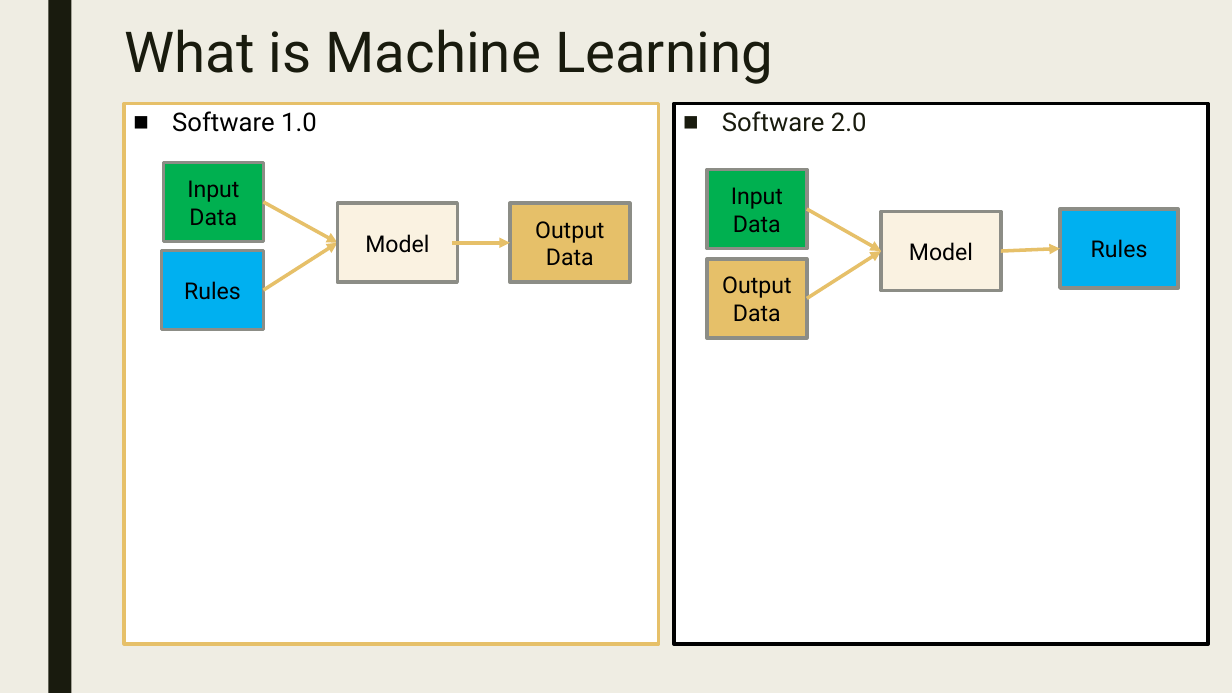
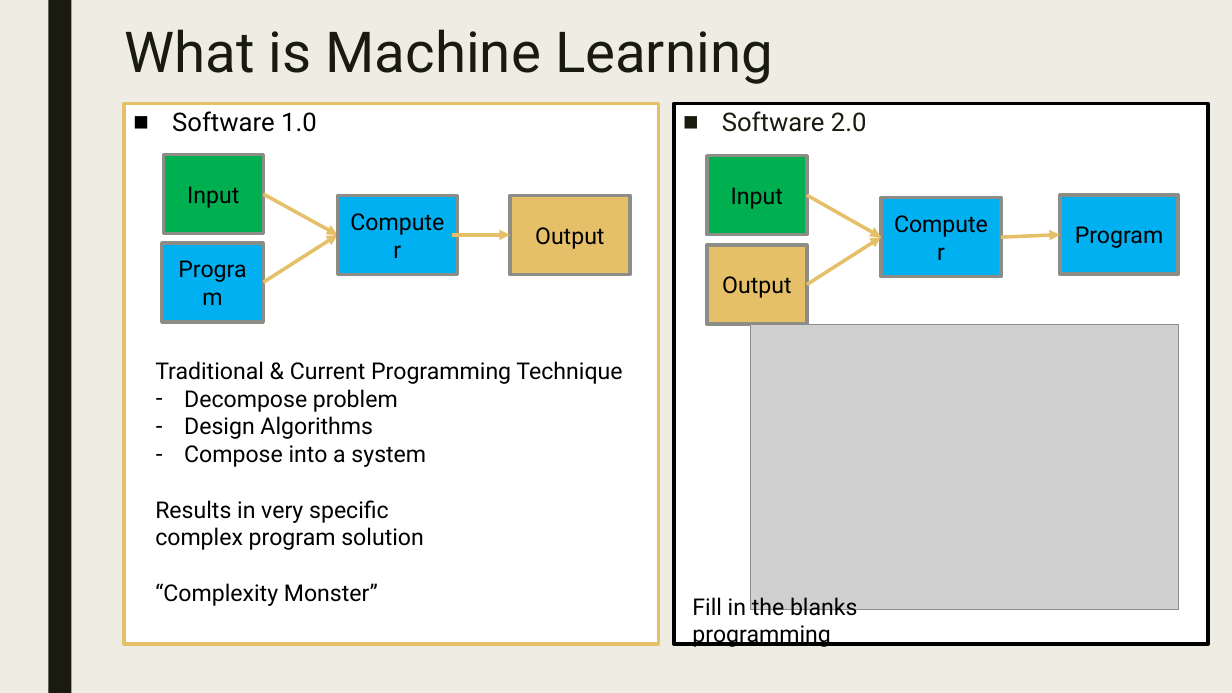
Before and after one commit to dougfoo/machineLearning, a slide deck: slide 3 of talks/MachineLearning101.pptx (slide 4 before the commit). Drawn at 1232x693 pixels with LibreOffice and Linux fonts; fonts in the diff are those of the drawing; grey boxes stand for pictures. Boxes give left, top, right and bottom in pixels: in the first picture for what was removed or moved away, otherwise in the second. Text is boxed around its words. In the diff, an @@ line names an element or a change of style, - is before the commit and + after.

```diff
--- a/talks/MachineLearning101.pptx
+++ b/talks/MachineLearning101.pptx
@@ text in rectangle at <box>187,186,239,208</box>: text changed @@
-Input Data
+Input
@@ 3 arrows, 3 rectangles: place and size @@
-3 arrows, 3 rectangles at <box>164,163,630,290</box>
+3 arrows, 3 rectangles at <box>164,154,630,282</box>
@@ rectangle "Computer" at <box>337,195,457,274</box>: fill #FAF2E1 to #00B0F0 @@
@@ text in rectangle at <box>731,187,783,209</box>: text changed @@
-Input Data
+Input
@@ 4 rectangles, 3 arrows: place and size @@
-4 rectangles, 3 arrows at <box>707,169,1178,338</box>
+4 rectangles, 3 arrows at <box>707,155,1178,324</box>
@@ rectangle "Computer" at <box>882,198,1002,277</box>: fill #FAF2E1 to #00B0F0 @@
@@ text in rectangle at <box>365,234,429,253</box>: text changed @@
-Model
+Computer
@@ text in rectangle at <box>1075,226,1163,248</box>: text changed @@
-Rules
+Program
@@ rectangle "Program": place and size @@
-rectangle "Program" at <box>162,250,263,330</box>
+rectangle "Program" at <box>162,243,263,323</box>
@@ text in rectangle at <box>546,248,594,266</box>: paragraph removed @@
-Data
@@ text in rectangle at <box>909,242,973,261</box>: text changed @@
-Model
+Computer
@@ text in rectangle at <box>733,304,781,322</box>: paragraph removed @@
-Data
@@ picture added at <box>750,324,1178,610</box> @@
@@ text added at <box>155,361,622,606</box>, 18 pt, text #000000 @@
+Traditional & Current Programming Technique
+– Decompose problem
+– Design Algorithms
+– Compose into a system
+Results in very specific
+complex program solution
+“Complexity Monster”
@@ text in rectangle at <box>249,532,336,550</box>: text changed @@
-Rules
+Program
@@ text added at <box>692,597,857,647</box>, 18 pt, text #000000 @@
+Fill in the blanks programming
```
Also in this commit, not shown: 2 slides added, 2 slides removed, 7 other files.
